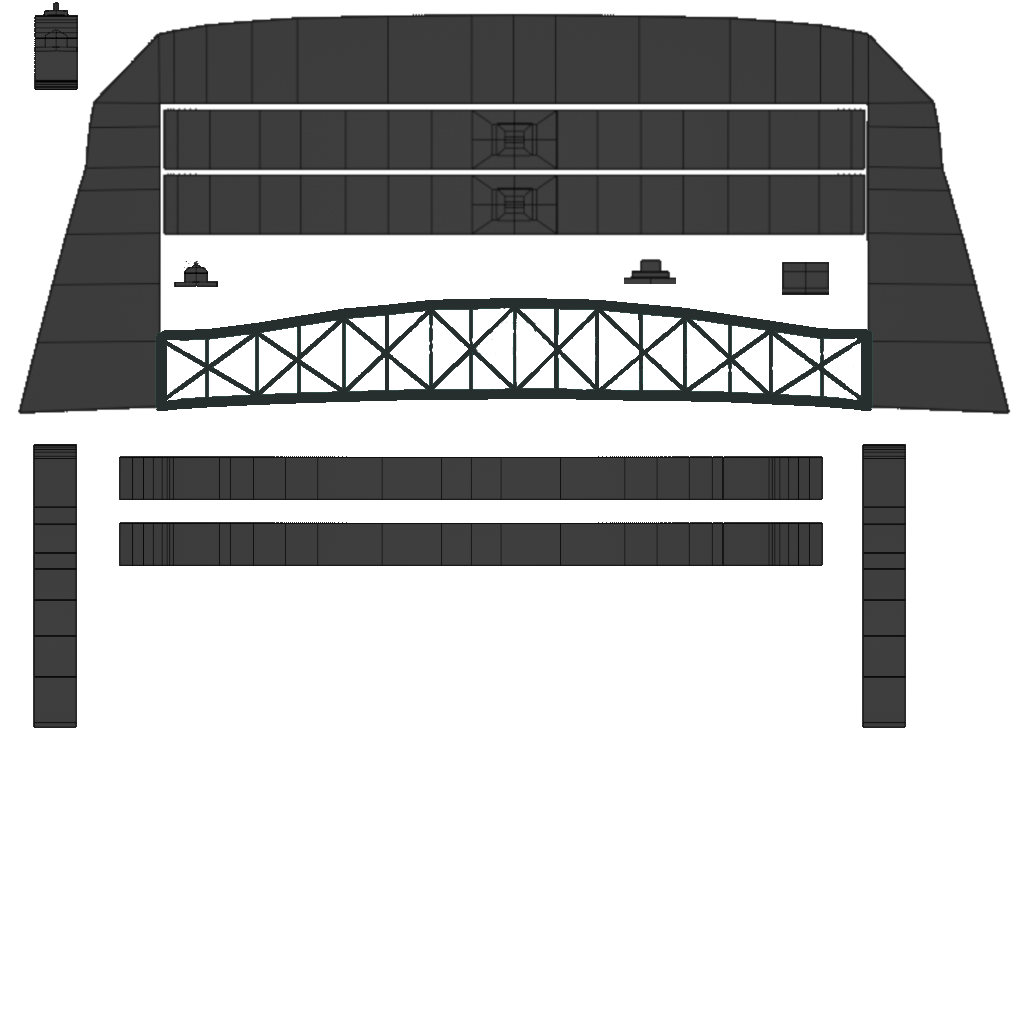
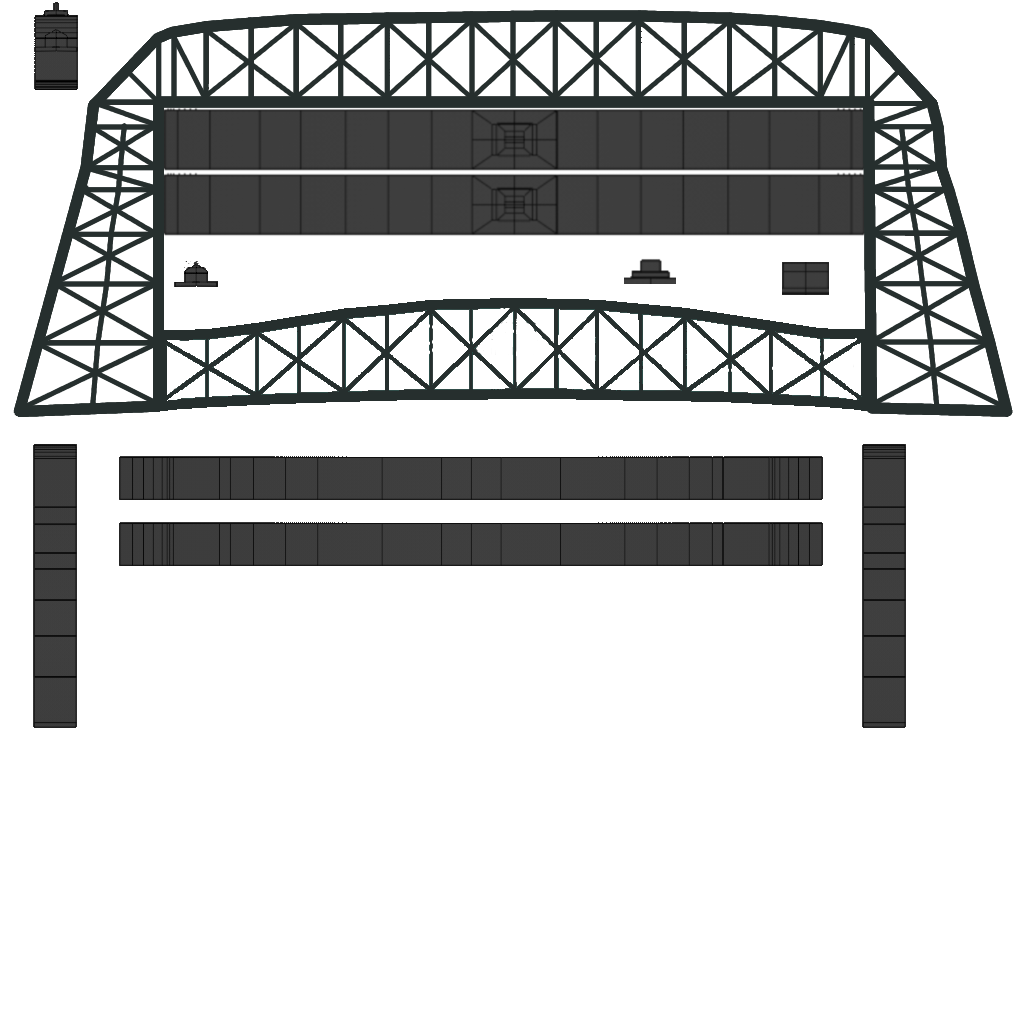
Layer changes from the first 1024×1024 image to the second:
painted on "Background" over [13, 10, 1013, 417]
